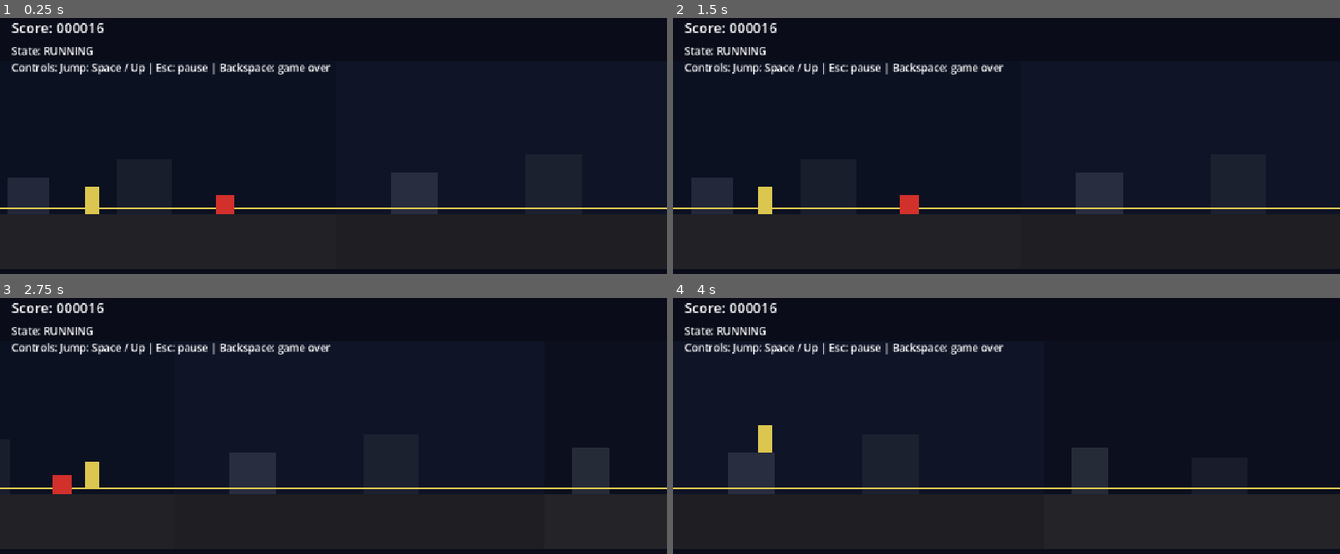
Above: before the commit, frames 1-4 (two rows, left to right).
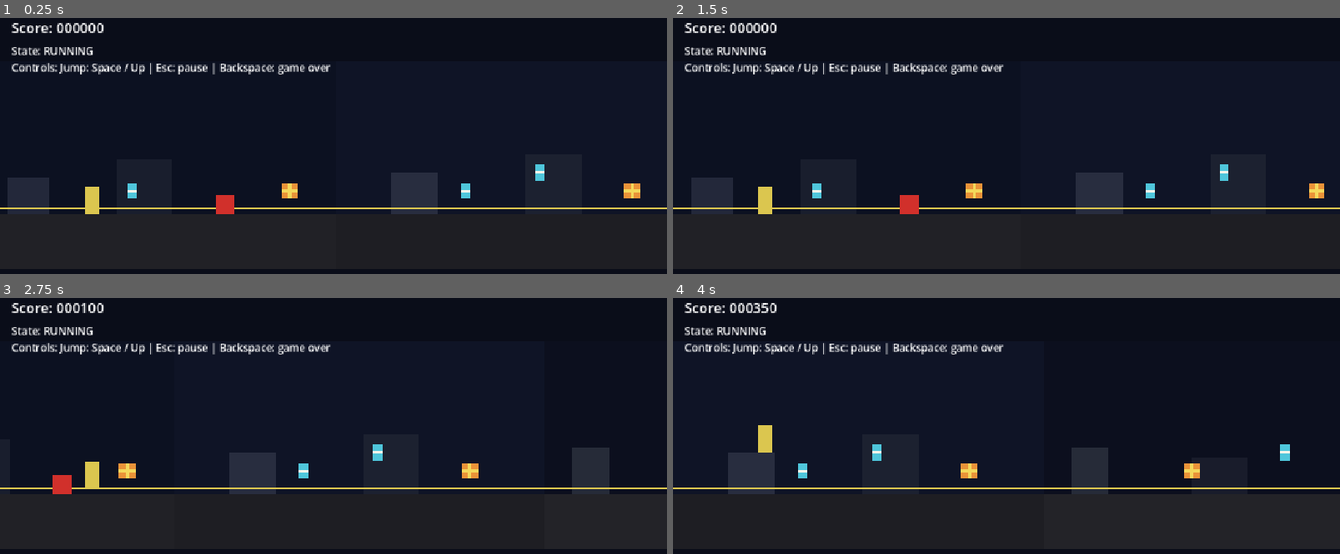
Above: after the commit, the same moments.

Repository: v-Kaefer/Take-Your-Pills
Game: Godot game, scene res://scenes/game/game.tscn
Same seed, same stepped clock (60 frames per second), same inputs: the game is played once before the commit and once after it.
Inputs:
- Up to frame 1 (0.25 s): no input
- Up to frame 2 (1.5 s): hold Up 0.53-1.25 s; tap Space (player_jump) at 0.77 s; click "Restart Run" at 1.25 s
- Up to frame 3 (2.75 s): hold Up from 2.03 s (still down); tap Space (player_jump) at 2.27 s
- Up to frame 4 (4 s): release Up at 2.78 s; hold Up from 3.53 s (still down); tap Space (player_jump) at 3.77 s

The runs differ from the first frame. In frame 1, 0.6% of the frame differs, in the area x 13-96%, y 1-71%; in frame 2, 0.6%; in frame 3, 0.6%; in frame 4, 0.6%, in the area x 12-93%, y 1-71%.

Commit message:
feat: implement US-06 collectables

Diff:
--- a/scenes/game/chunks/chunk_a.tscn
+++ b/scenes/game/chunks/chunk_a.tscn
@@ -1,7 +1,9 @@
-[gd_scene load_steps=5 format=3]
+[gd_scene load_steps=7 format=3]
 
 [ext_resource type="Script" path="res://scenes/game/chunks/chunk.gd" id="1"]
 [ext_resource type="PackedScene" path="res://scenes/game/obstacles/obstacle.tscn" id="2"]
+[ext_resource type="PackedScene" path="res://scenes/game/collectables/pill_collectable.tscn" id="3"]
+[ext_resource type="PackedScene" path="res://scenes/game/collectables/box_collectable.tscn" id="4"]
 
 [sub_resource type="RectangleShape2D" id="1"]
 size = Vector2(640, 96)
@@ -53,3 +55,9 @@
 
 [node name="Obstacle" parent="." instance=ExtResource("2")]
 position = Vector2(448, 248)
+
+[node name="PillCollectable" parent="." instance=ExtResource("3")]
+position = Vector2(288, 224)
+
+[node name="BoxCollectable" parent="." instance=ExtResource("4")]
+position = Vector2(560, 224)
--- a/scenes/game/chunks/chunk_b.tscn
+++ b/scenes/game/chunks/chunk_b.tscn
@@ -1,6 +1,8 @@
-[gd_scene load_steps=4 format=3]
+[gd_scene load_steps=6 format=3]
 
 [ext_resource type="Script" path="res://scenes/game/chunks/chunk.gd" id="1"]
+[ext_resource type="PackedScene" path="res://scenes/game/collectables/pill_collectable.tscn" id="2"]
+[ext_resource type="PackedScene" path="res://scenes/game/collectables/box_collectable.tscn" id="3"]
 
 [sub_resource type="RectangleShape2D" id="1"]
 size = Vector2(640, 96)
@@ -49,3 +51,12 @@
 
 [node name="OnScreenNotifier" type="VisibleOnScreenNotifier2D" parent="."]
 rect = Rect2(0, 0, 640, 360)
+
+[node name="PillCollectable" parent="." instance=ExtResource("2")]
+position = Vector2(224, 224)
+
+[node name="PillCollectable2" parent="." instance=ExtResource("2")]
+position = Vector2(352, 192)
+
+[node name="BoxCollectable" parent="." instance=ExtResource("3")]
+position = Vector2(512, 224)
--- a/scenes/game/chunks/chunk_c.tscn
+++ b/scenes/game/chunks/chunk_c.tscn
@@ -1,6 +1,8 @@
-[gd_scene load_steps=4 format=3]
+[gd_scene load_steps=6 format=3]
 
 [ext_resource type="Script" path="res://scenes/game/chunks/chunk.gd" id="1"]
+[ext_resource type="PackedScene" path="res://scenes/game/collectables/pill_collectable.tscn" id="2"]
+[ext_resource type="PackedScene" path="res://scenes/game/collectables/box_collectable.tscn" id="3"]
 
 [sub_resource type="RectangleShape2D" id="1"]
 size = Vector2(640, 96)
@@ -49,3 +51,9 @@
 
 [node name="OnScreenNotifier" type="VisibleOnScreenNotifier2D" parent="."]
 rect = Rect2(0, 0, 640, 360)
+
+[node name="BoxCollectable" parent="." instance=ExtResource("3")]
+position = Vector2(256, 224)
+
+[node name="PillCollectable" parent="." instance=ExtResource("2")]
+position = Vector2(416, 192)
--- /dev/null
+++ b/scenes/game/collectables/box_collectable.tscn
@@ -0,0 +1,27 @@
+[gd_scene load_steps=3 format=3]
+
+[ext_resource type="Script" path="res://scenes/game/collectables/collectable_base.gd" id="1"]
+
+[sub_resource type="RectangleShape2D" id="1"]
+size = Vector2(28, 28)
+
+[node name="BoxCollectable" type="Area2D"]
+script = ExtResource("1")
+score_value = 250
+collectable_type = &"box"
+z_index = 5
+
+[node name="Visual" type="Polygon2D" parent="."]
+polygon = PackedVector2Array(-14, -14, 14, -14, 14, 14, -14, 14)
+color = Color(0.92, 0.58, 0.22, 1)
+
+[node name="CrossA" type="Polygon2D" parent="."]
+polygon = PackedVector2Array(-14, -3, 14, -3, 14, 3, -14, 3)
+color = Color(0.96, 0.85, 0.36, 1)
+
+[node name="CrossB" type="Polygon2D" parent="."]
+polygon = PackedVector2Array(-3, -14, 3, -14, 3, 14, -3, 14)
+color = Color(0.96, 0.85, 0.36, 1)
+
+[node name="CollisionShape2D" type="CollisionShape2D" parent="."]
+shape = SubResource("1")
--- /dev/null
+++ b/scenes/game/collectables/collectable_base.gd
@@ -0,0 +1,21 @@
+extends Area2D
+class_name CollectableBase
+
+@export var score_value: int = 100
+@export var collectable_type: StringName = &"collectable"
+
+var _collected: bool = false
+
+
+func _ready() -> void:
+	body_entered.connect(_on_body_entered)
+
+
+func _on_body_entered(body: Node) -> void:
+	if _collected:
+		return
+
+	if body is Player:
+		_collected = true
+		RunSignals.collectable_collected.emit(self, body, score_value)
+		queue_free()
--- /dev/null
+++ b/scenes/game/collectables/collectable_base.tscn
@@ -0,0 +1,17 @@
+[gd_scene load_steps=3 format=3]
+
+[ext_resource type="Script" path="res://scenes/game/collectables/collectable_base.gd" id="1"]
+
+[sub_resource type="CircleShape2D" id="1"]
+radius = 14.0
+
+[node name="CollectableBase" type="Area2D"]
+script = ExtResource("1")
+z_index = 5
+
+[node name="Visual" type="Polygon2D" parent="."]
+polygon = PackedVector2Array(0, -14, 12, -7, 12, 7, 0, 14, -12, 7, -12, -7)
+color = Color(0.31, 0.78, 0.86, 1)
+
+[node name="CollisionShape2D" type="CollisionShape2D" parent="."]
+shape = SubResource("1")
--- /dev/null
+++ b/scenes/game/collectables/pill_collectable.tscn
@@ -0,0 +1,27 @@
+[gd_scene load_steps=3 format=3]
+
+[ext_resource type="Script" path="res://scenes/game/collectables/collectable_base.gd" id="1"]
+
+[sub_resource type="CapsuleShape2D" id="1"]
+radius = 8.0
+height = 28.0
+
+[node name="PillCollectable" type="Area2D"]
+script = ExtResource("1")
+score_value = 100
+collectable_type = &"pill"
+z_index = 5
+
+[node name="Visual" type="Polygon2D" parent="."]
+rotation = 1.5708
+polygon = PackedVector2Array(-14, -8, 14, -8, 14, 8, -14, 8)
+color = Color(0.31, 0.78, 0.86, 1)
+
+[node name="CenterStripe" type="Polygon2D" parent="."]
+rotation = 1.5708
+polygon = PackedVector2Array(-2, -8, 2, -8, 2, 8, -2, 8)
+color = Color(0.96, 0.96, 0.92, 1)
+
+[node name="CollisionShape2D" type="CollisionShape2D" parent="."]
+rotation = 1.5708
+shape = SubResource("1")
--- a/scenes/game/game.gd
+++ b/scenes/game/game.gd
@@ -2,7 +2,6 @@
 class_name Game
 
 const DEFAULT_SCROLL_SPEED := 240.0
-const SCORE_DISTANCE_DIVISOR := 10.0
 
 enum GameState { RUNNING, PAUSED, GAME_OVER }
 
@@ -17,19 +16,12 @@
 func _ready() -> void:
 	_ensure_input_actions()
 	RunSignals.player_hit_obstacle.connect(_on_player_hit_obstacle)
+	RunSignals.collectable_collected.connect(_on_collectable_collected)
 	hud.connect_restart(_on_restart_button_pressed)
 	chunks.set_scroll_speed(DEFAULT_SCROLL_SPEED)
 	chunks.start_run()
 	player.start_run()
 	_update_hud()
-
-
-func _process(_delta: float) -> void:
-	if current_state == GameState.RUNNING:
-		var new_score := int(player.position.x / SCORE_DISTANCE_DIVISOR)
-		if new_score != score:
-			score = new_score
-			_update_hud()
 
 
 func _unhandled_input(event: InputEvent) -> void:
@@ -83,6 +75,14 @@
 
 func _on_player_hit_obstacle(_obstacle: Node, _body: Node) -> void:
 	_set_game_over()
+
+
+func _on_collectable_collected(_collectable: Node, _body: Node, score_value: int) -> void:
+	if current_state != GameState.RUNNING:
+		return
+
+	score += score_value
+	_update_hud()
 
 
 func _on_restart_button_pressed() -> void:
--- a/scripts/run_signals.gd
+++ b/scripts/run_signals.gd
@@ -4,3 +4,4 @@
 signal request_next_chunk(chunk: Node)
 signal chunk_exited_screen(chunk: Node)
 signal player_hit_obstacle(obstacle: Node, body: Node)
+signal collectable_collected(collectable: Node, body: Node, score_value: int)
Not shown, added: scenes/game/collectables/collectable_base.gd.uid
